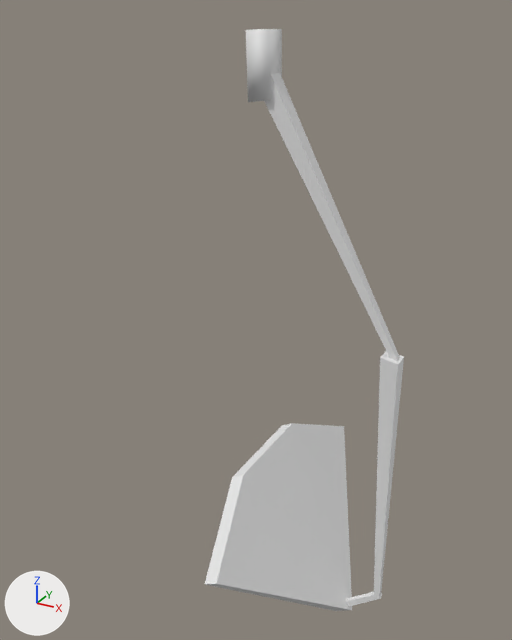
What one commit did to the FBX model Portal2018/Assets/GameAssets/Props/Dropper_Arm.fbx.
Camera for both pictures: a 50 mm lens placed at (2.2, -2.42, -0.02), pointed at (0.82, 0.08, -1.27). Lighting does not change. The marker at lower left points along +X, +Y and +Z. Both versions are drawn at frame 49 of the action 'CylinderAction'; the numbers are the values there.

The first picture shows 'Hatch', 'LeverElbow', 'LeverShort', 'Slider', 'leverMid'.
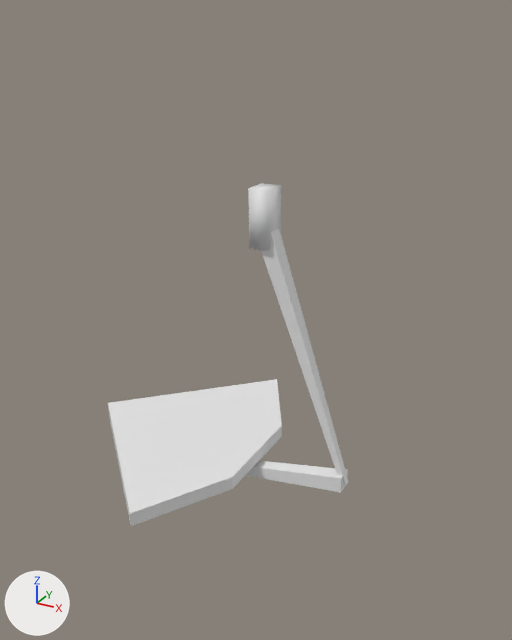
The change, as a list of edits to the scene's bpy script:
```text
Change ob_levershort:
    ob_levershort.rotation_euler: (0.0, 0.0, -0.297) -> (0.0, 0.0, 0.0)  # degrees (0, 0, -17) -> degrees (0, 0, 0)
    ob_levershort.location: (57.93, -7.251, 0.0) -> (0.0, 0.0, 0.0)
Change ob_hatch:
    ob_hatch.location: (-0.358, 0.0, -3.532) -> (0.0, 0.0, 0.0)
    ob_hatch.rotation_euler: (1.571, -2.061, 0.0) -> (1.571, 0.0, 0.0)  # degrees (90, -118, 0) -> degrees (90, 0, 0)
Change ob_leverelbow:
    ob_leverelbow.rotation_euler: (0.0, 0.0, -1.233) -> (0.0, 0.0, 0.0)  # degrees (0, 0, -71) -> degrees (0, 0, 0)
    ob_leverelbow.location: (266.8, -4.373, 0.0) -> (0.0, 0.0, 0.0)
Change ob_slider:
    ob_slider.rotation_euler: (0.0, 0.0, -0.148) -> (0.0, 0.0, 0.0)  # degrees (0, 0, -8.5) -> degrees (0, 0, 0)
    ob_slider.location: (12.42, 12.57, 0.0) -> (0.0, 0.0, 0.0)
Change ob_levermid:
    ob_levermid.rotation_euler: (0.0, 0.0, -0.366) -> (0.0, 0.0, 0.0)  # degrees (0, 0, -21) -> degrees (0, 0, 0)
    ob_levermid.location: (76.86, -9.402, 0.0) -> (0.0, 0.0, 0.0)
```

Pixel boxes [x1, y1, x2, y2] of what changed, in the pictures (512 x 640 px):
'Hatch', moved, turned
    before: [205, 423, 352, 611]
    after: [108, 379, 282, 526]
'LeverElbow', moved, turned
    before: [264, 73, 399, 360]
    after: [261, 229, 348, 485]
'leverMid', moved, turned
    before: [374, 351, 404, 598]
    after: [245, 461, 348, 493]
'Slider', moved, turned
    before: [246, 29, 282, 102]
    after: [248, 183, 281, 250]
'LeverShort', moved, turned (not visible afterwards)
    before: [346, 592, 382, 607]
